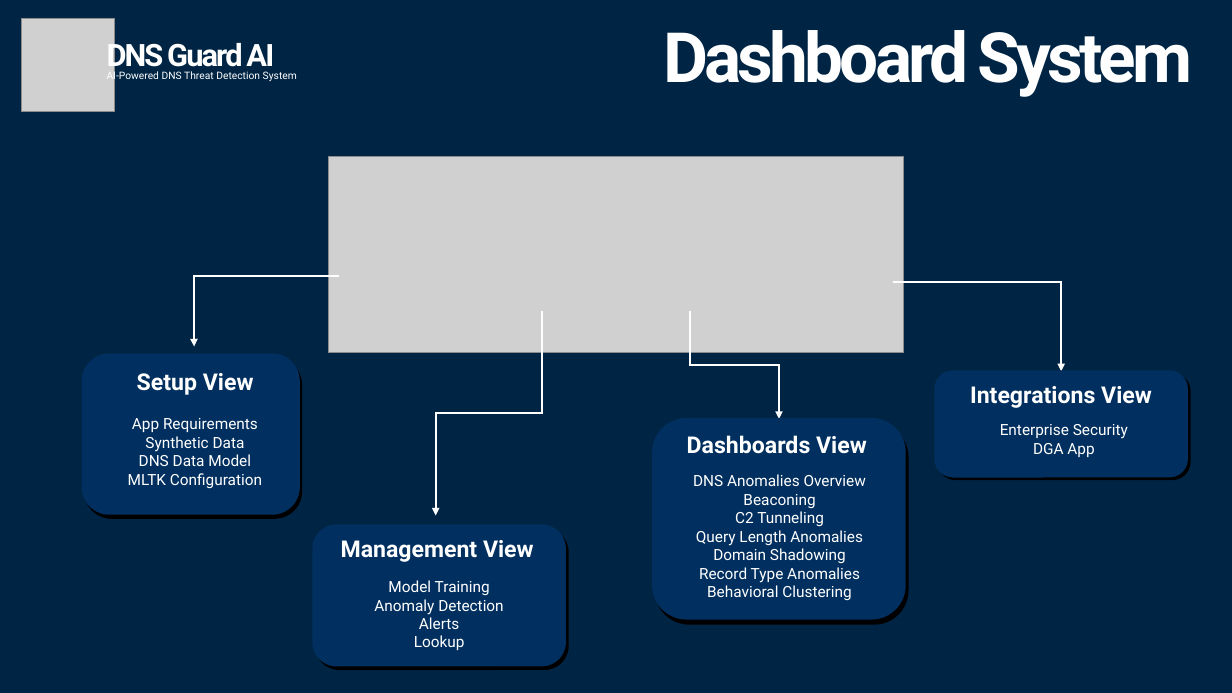
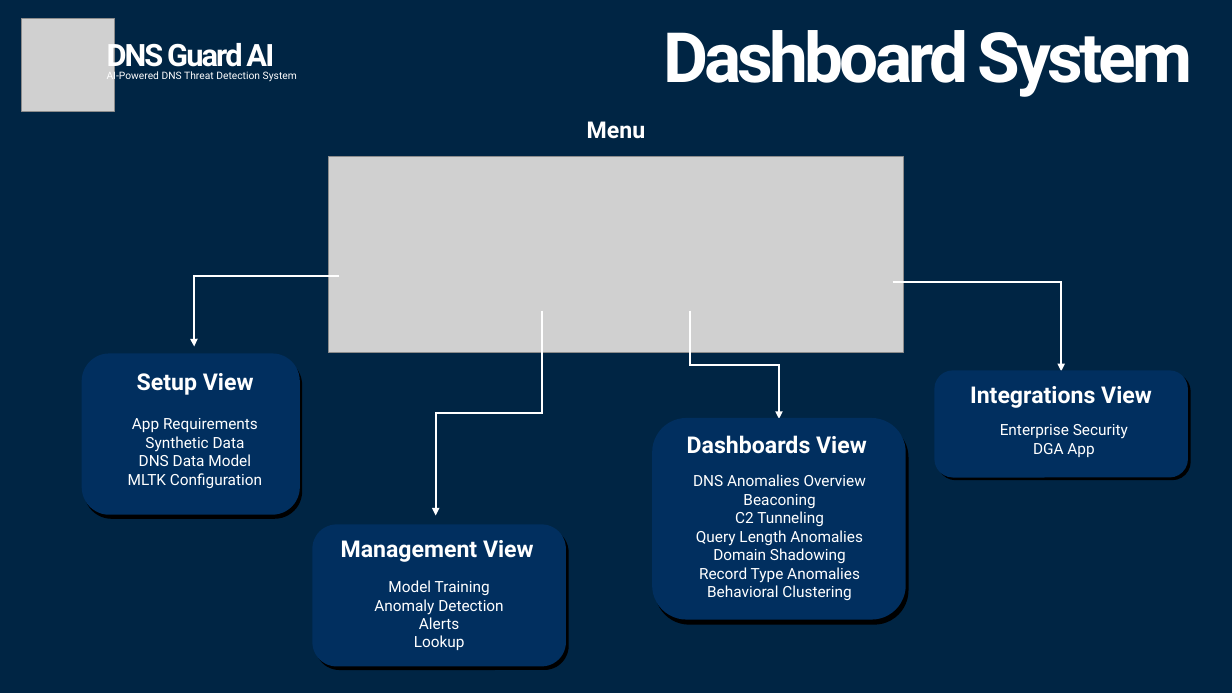
Before and after one commit to aleeric/Splunk-DNSGuard-AI, a slide deck: slide 6 of Splunk-Build-A-Thon-Idea/Splunk-DNSGuard-AI-IDEA.pptx. Drawn at 1232x693 pixels with LibreOffice and Linux fonts; fonts in the diff are those of the drawing; grey boxes stand for pictures. Boxes give left, top, right and bottom in pixels: in the first picture for what was removed or moved away, otherwise in the second. Text is boxed around its words. In the diff, an @@ line names an element or a change of style, - is before the commit and + after.

```diff
--- a/Splunk-Build-A-Thon-Idea/Splunk-DNSGuard-AI-IDEA.pptx
+++ b/Splunk-Build-A-Thon-Idea/Splunk-DNSGuard-AI-IDEA.pptx
@@ text added at box(587, 121, 646, 139), 18 pt, text #FFFFFF, bold @@
+Menu
```
Also in this commit, not shown: 4 other slides changed, 3 other files.
